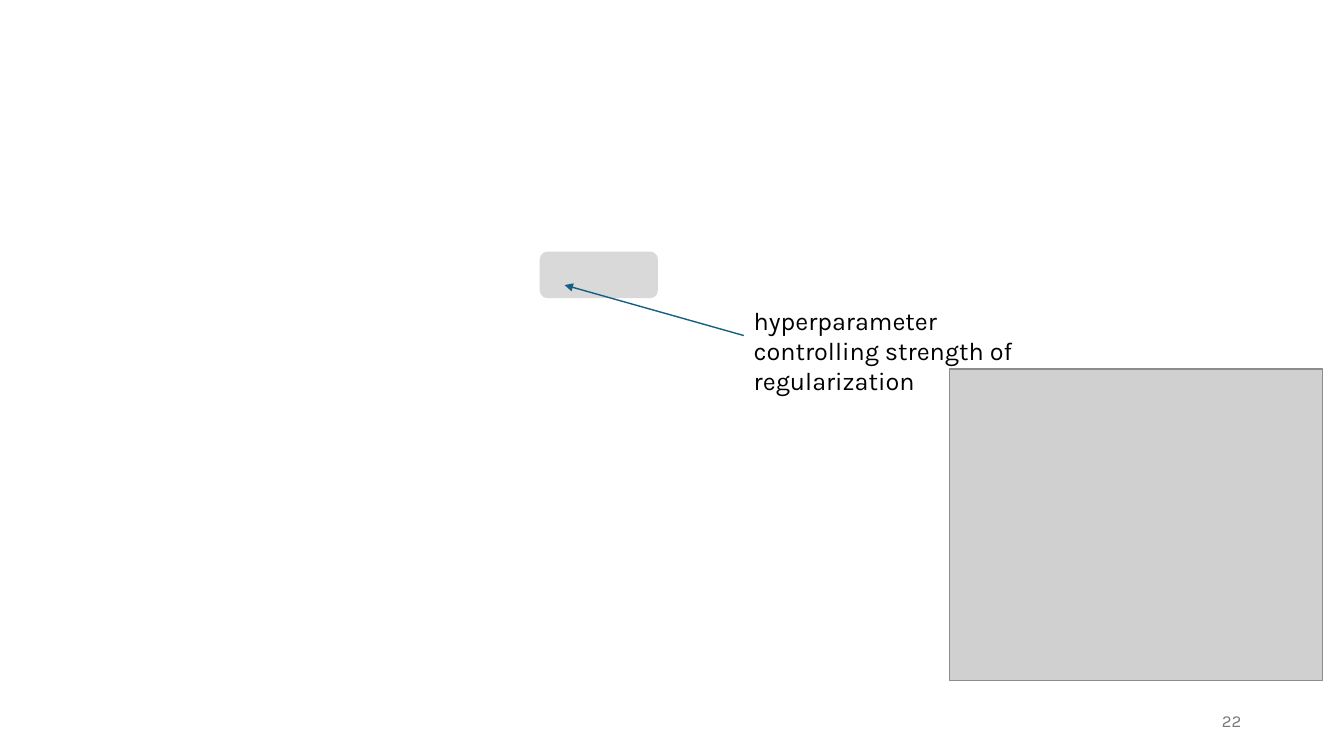
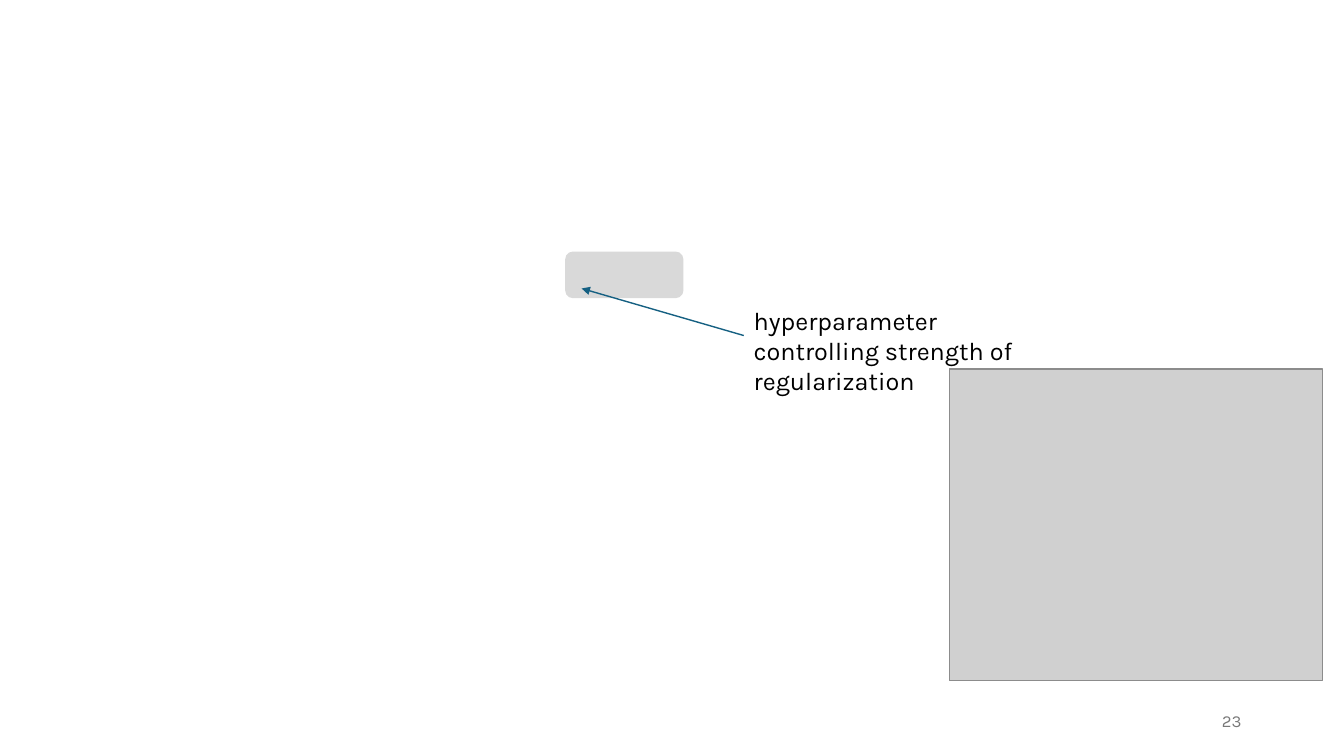
Before and after one commit to FelixWick/data_science, a slide deck: slide 23 of slides/5_ML.pptx (slide 22 before the commit). Drawn at 1344x756 pixels with LibreOffice and Linux fonts; fonts in the diff are those of the drawing; grey boxes stand for pictures. Boxes give left, top, right and bottom in pixels: in the first picture for what was removed or moved away, otherwise in the second. Text is boxed around its words. In the diff, an @@ line names an element or a change of style, - is before the commit and + after.

```diff
--- a/slides/5_ML.pptx
+++ b/slides/5_ML.pptx
@@ rounded rectangle: place and size @@
-rounded rectangle at <box>539,252,657,298</box>
+rounded rectangle at <box>566,252,684,298</box>
@@ arrow moved from (744, 336) - (565, 285) to (744, 336) - (582, 288) @@
@@ page number at <box>1222,716,1242,727</box>: text changed @@
-22
+23
```
Also in this commit, not shown: 13 other slides changed, 1 slide added, 5 slides removed, 8 other files.
